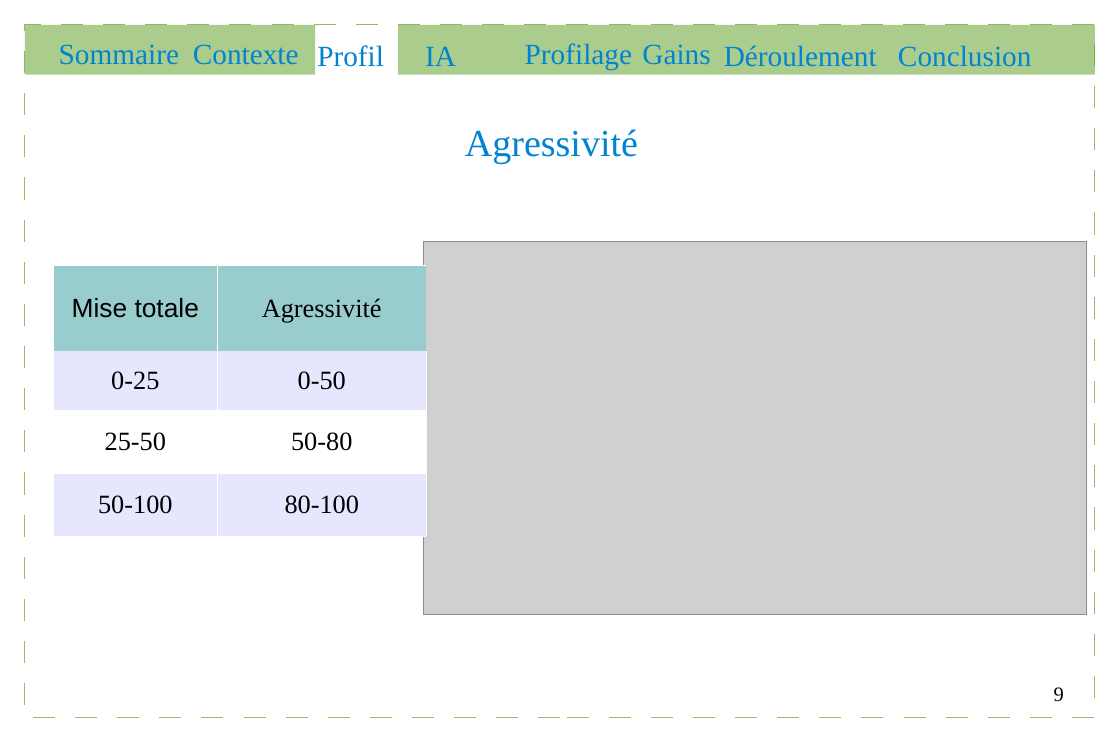
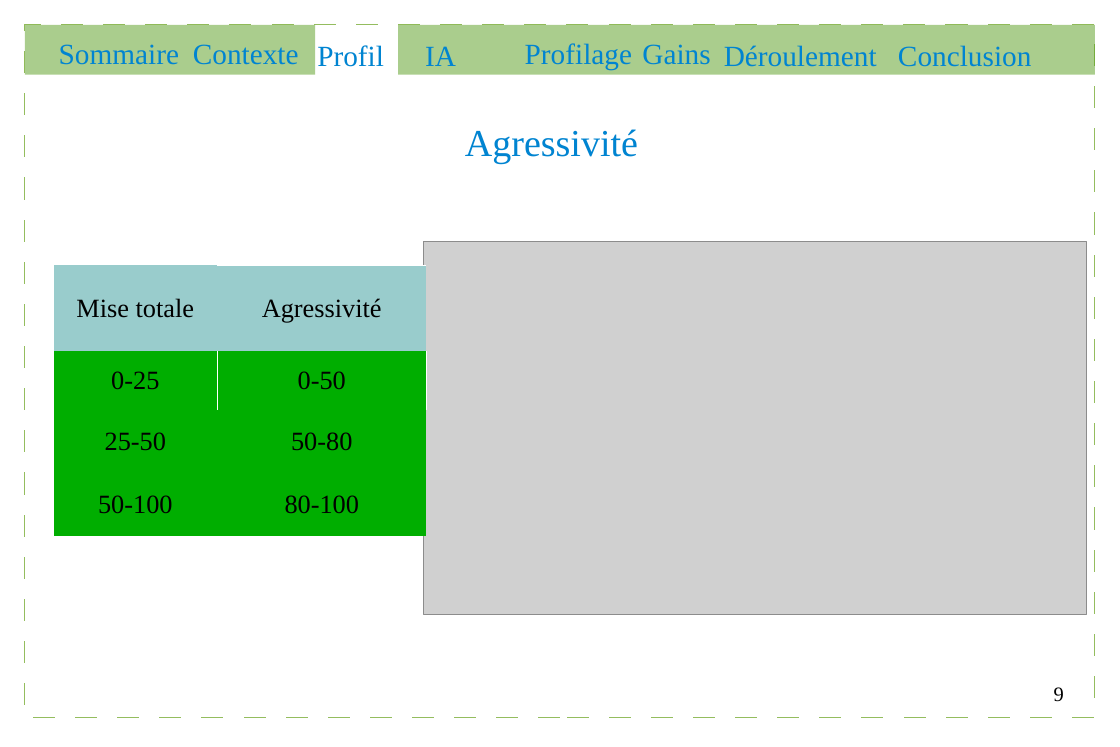
Before and after one commit to Gouga34/TERM1_Poker, a slide deck: slide 9 of Soutenance/presentation.odp. Drawn at 1120x747 pixels with LibreOffice and Linux fonts; fonts in the diff are those of the drawing; grey boxes stand for pictures. Boxes give left, top, right and bottom in pixels: in the first picture for what was removed or moved away, otherwise in the second. Text is boxed around its words. In the diff, an @@ line names an element or a change of style, - is before the commit and + after.

```diff
--- a/Soutenance/presentation.odp
+++ b/Soutenance/presentation.odp
@@ table at box(54, 266, 427, 536) @@
@@ fill #E6E6FF to #00AE00 in 4 cells @@
@@ fill #FFFFFF to #00AE00 in row 3 @@
@@ font Arial to Times New Roman in "Mise totale" @@
@@ borders changed @@
```
Also in this commit, not shown: 7 other slides changed.
